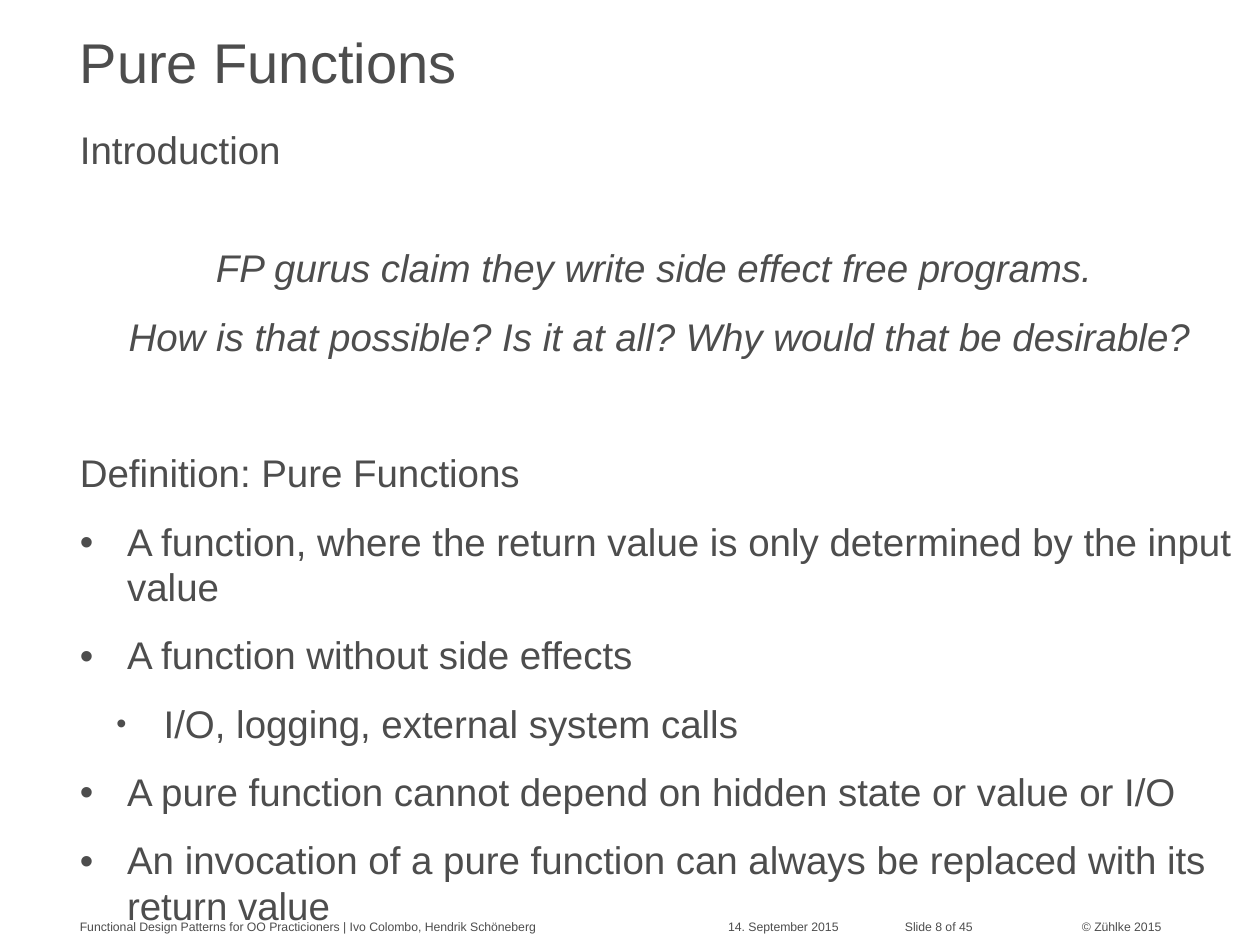
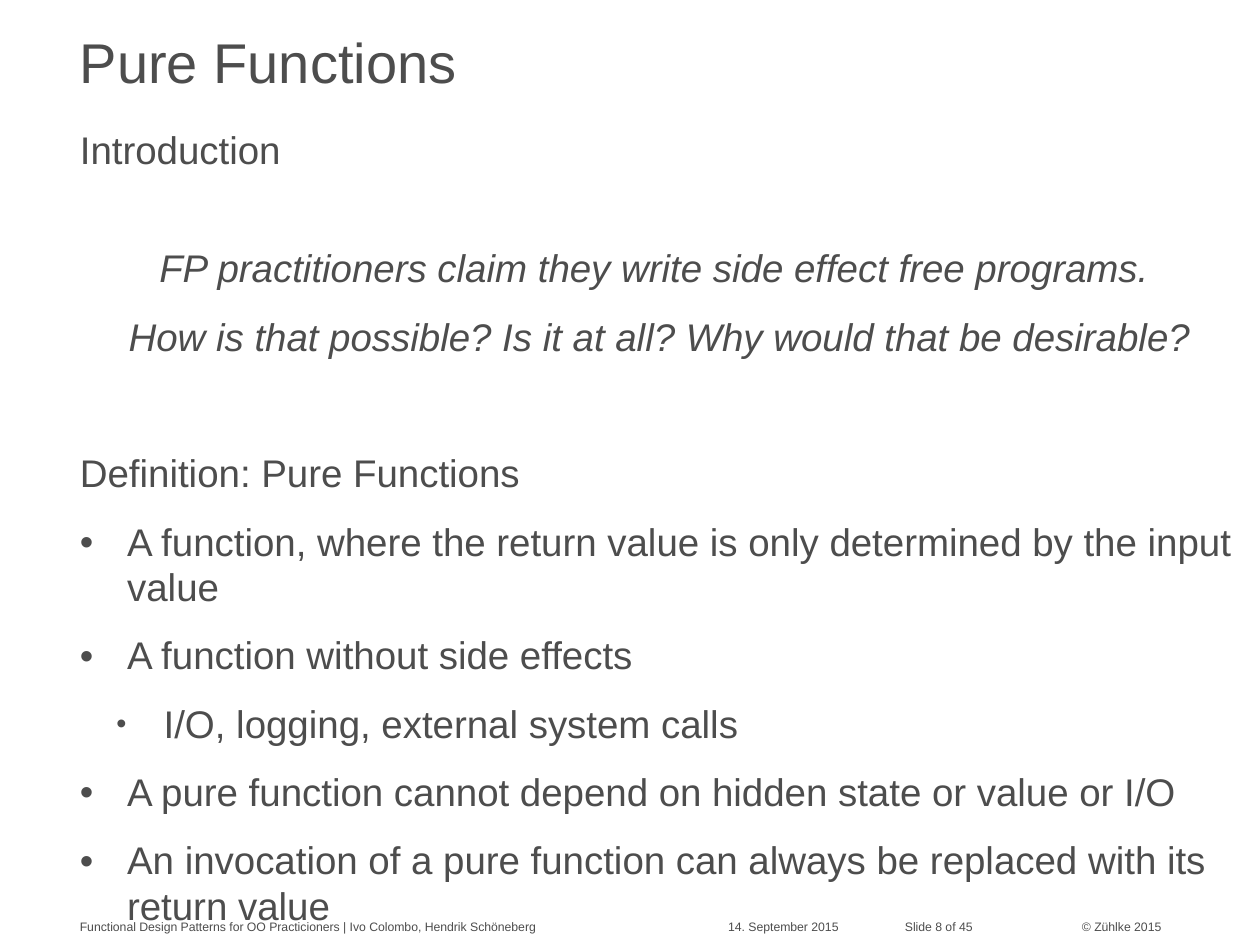
Before and after one commit to aax/zdays-fp-patterns, a slide deck: slide 8 of Functional Design Patterns for OO Practitioners.pptx. Drawn at 1260x945 pixels with LibreOffice and Linux fonts; fonts in the diff are those of the drawing. Boxes give left, top, right and bottom in pixels: in the first picture for what was removed or moved away, otherwise in the second. Text is boxed around its words. In the diff, an @@ line names an element or a change of style, - is before the commit and + after.

Commit message:
change typo in pure function slide

```diff
--- a/Functional Design Patterns for OO Practitioners.pptx
+++ b/Functional Design Patterns for OO Practitioners.pptx
@@ text at (159,254,1148,290): text changed @@
-  FP gurus claim they write side effect free programs.
+  FP practitioners claim they write side effect free programs.
```
Also in this commit, not shown: 1 other slide changed.
